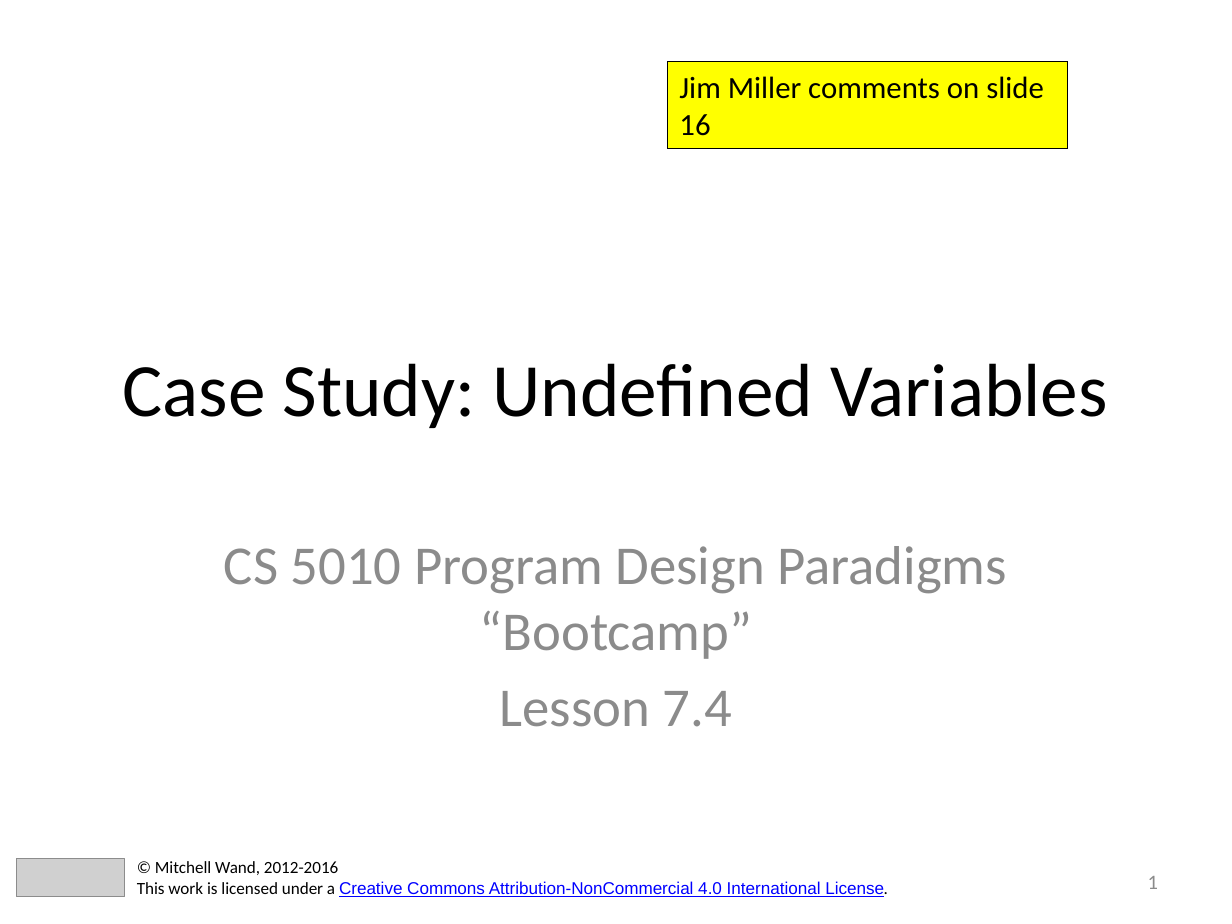
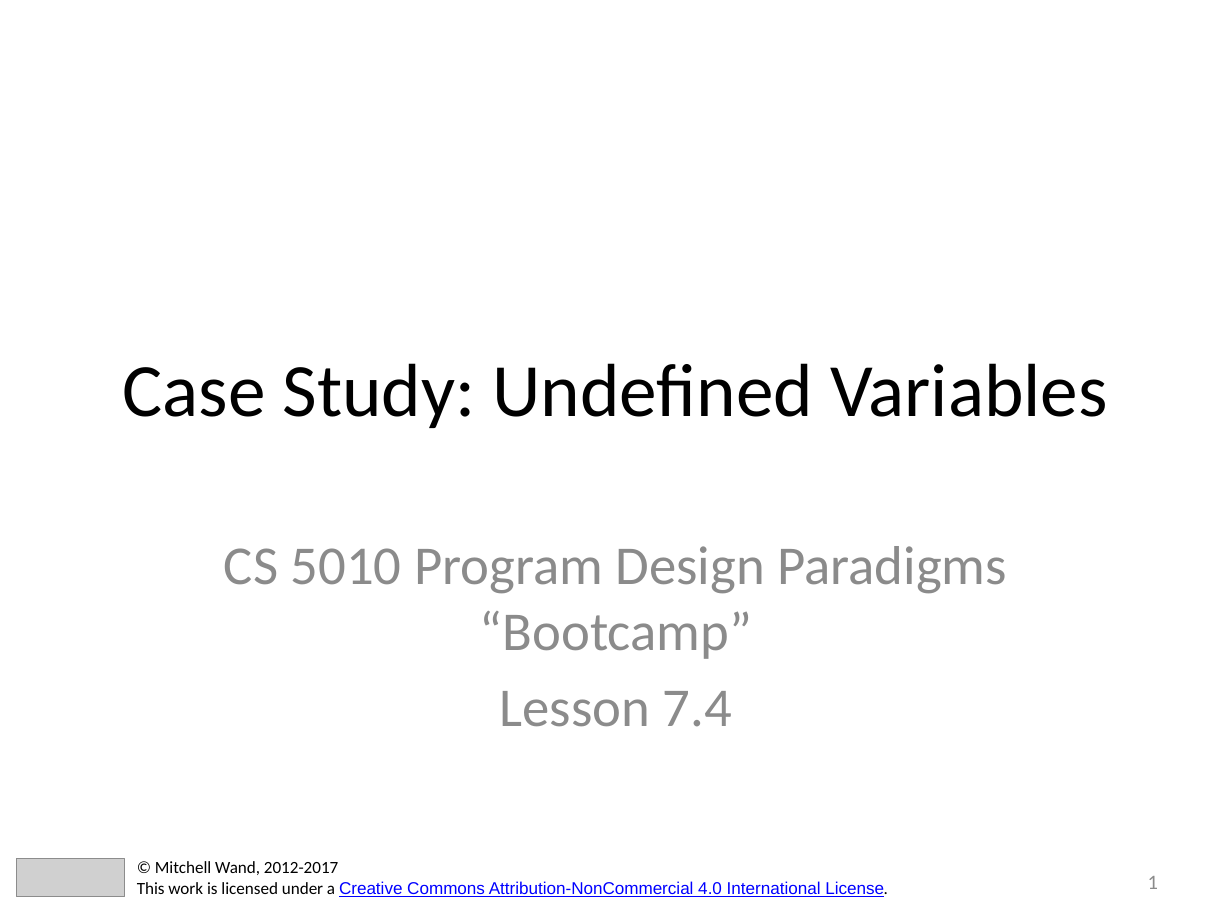
Before and after one commit to mwand/cs5010f17, a slide deck: slide 1 of Slides/Lesson 7.4 Case Study-- Undefined Variables.pptx. Drawn at 1232x924 pixels with LibreOffice and Linux fonts; fonts in the diff are those of the drawing; grey boxes stand for pictures. Boxes give left, top, right and bottom in pixels: in the first picture for what was removed or moved away, otherwise in the second. Text is boxed around its words. In the diff, an @@ line names an element or a change of style, - is before the commit and + after.

```diff
--- a/Slides/Lesson 7.4 Case Study-- Undefined Variables.pptx
+++ b/Slides/Lesson 7.4 Case Study-- Undefined Variables.pptx
@@ rectangle removed at <box>668,62,1068,149</box> @@
-Jim Miller comments on slide 16
@@ text at <box>155,861,338,875</box>: text changed @@
-© Mitchell Wand, 2012-2016
+© Mitchell Wand, 2012-2017
```
Also in this commit, not shown: 10 other slides changed, 1 other file.
